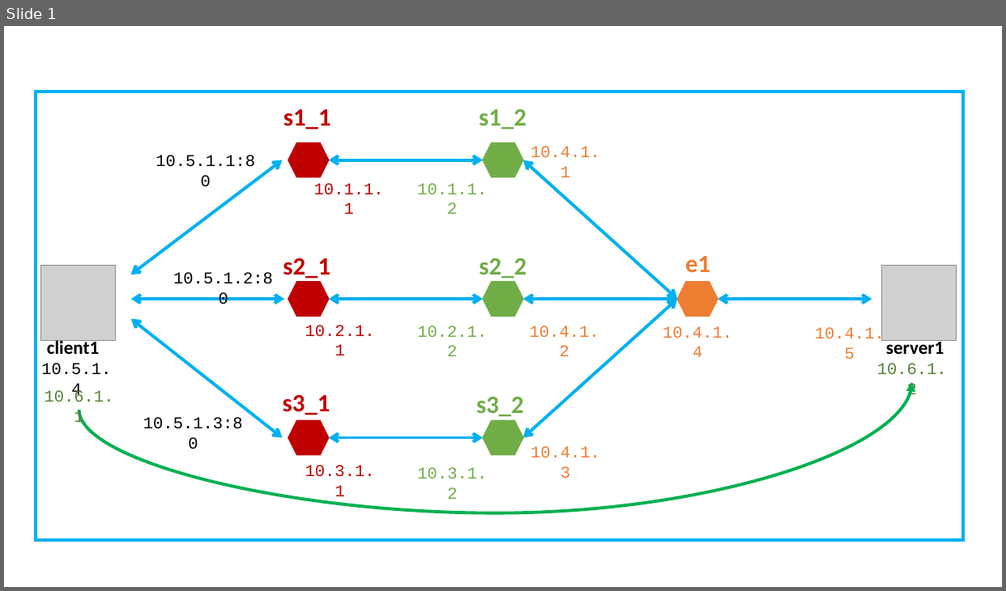
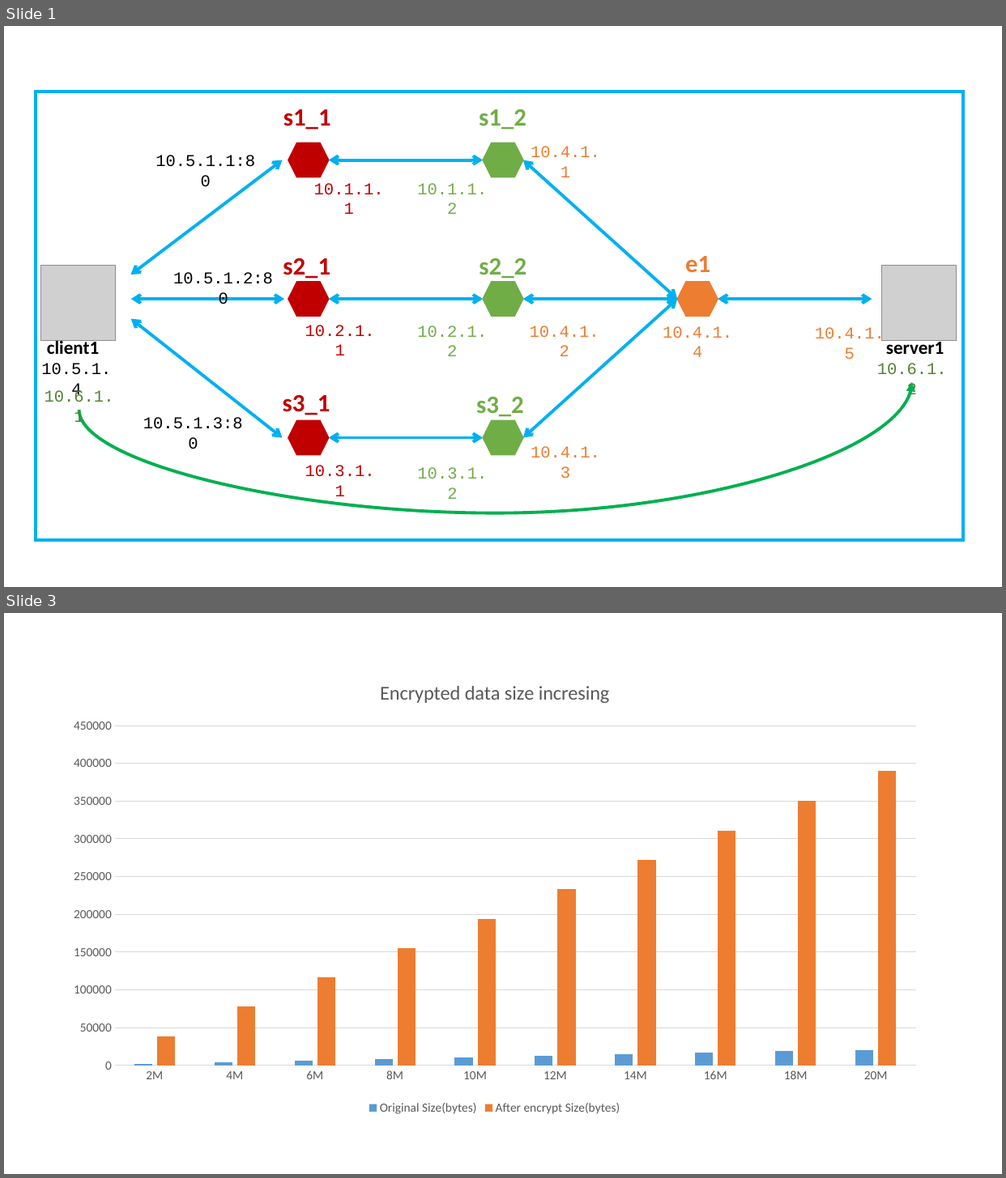
Before and after one commit to hi8787h/SecretSharingIslab, a slide deck: experiment/experiment-1/Topology.pptx. Shown one above the other, each under a label of ours: slide 1 before the commit, slides 1 and 3 after it; the slides between them are not shown. The pictures are 1006x591 and 1006x1178 pixels, drawn with LibreOffice and Linux fonts; fonts in the diff are those of the drawing; grey boxes stand for pictures. Boxes give left, top, right and bottom in pixels: in the first picture for what was removed or moved away, otherwise in the second. Text is boxed around its words. In the diff, an @@ line names an element or a change of style, - is before the commit and + after.

```diff
--- a/experiment/experiment-1/Topology.pptx
+++ b/experiment/experiment-1/Topology.pptx
@@ slide 3 added at (4,613,1002,1174), background #FFFFFF @@
@@ column chart added at (57,665,934,1119) @@
+title "Encrypted data size incresing "
+categories: 2M, 4M, 6M, 8M, 10M, 12M, 14M, 16M, 18M, 20M
+Original Size(bytes): 0, 0, 10000, 10000, 10000, 10000, 10000, 20000, 20000, 20000
+After encrypt Size(bytes): 40000, 80000, 120000, 160000, 190000, 230000, 270000, 310000, 350000, 390000
```
Also in this commit, not shown: 1 slide changed, 1 other file.
